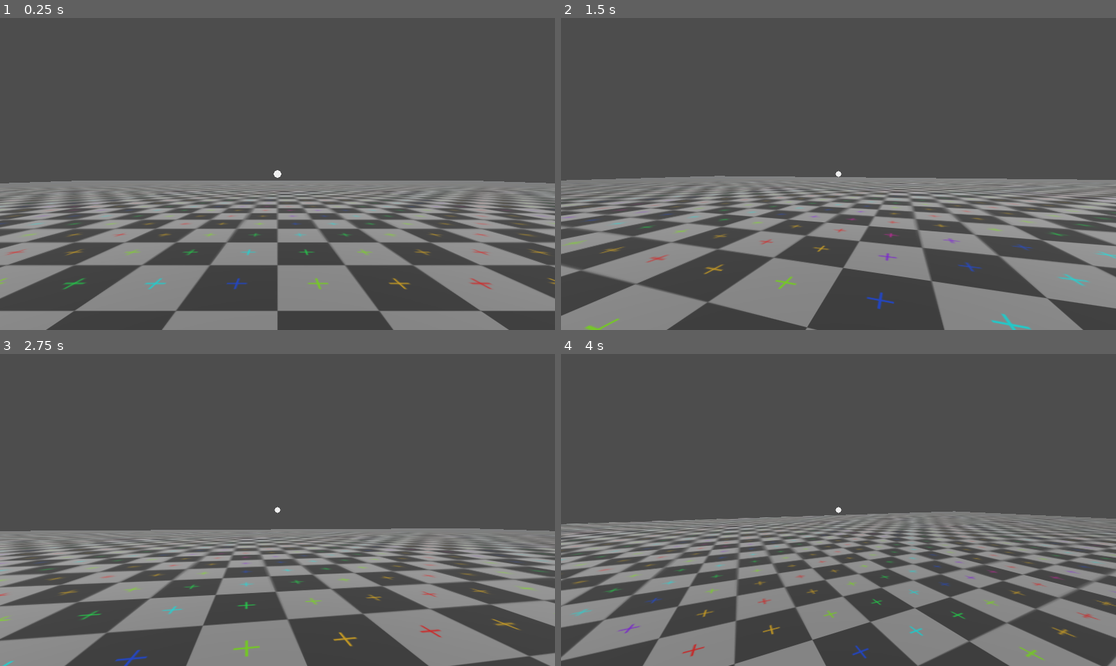
Above: before the commit, frames 1-4 (two rows, left to right).
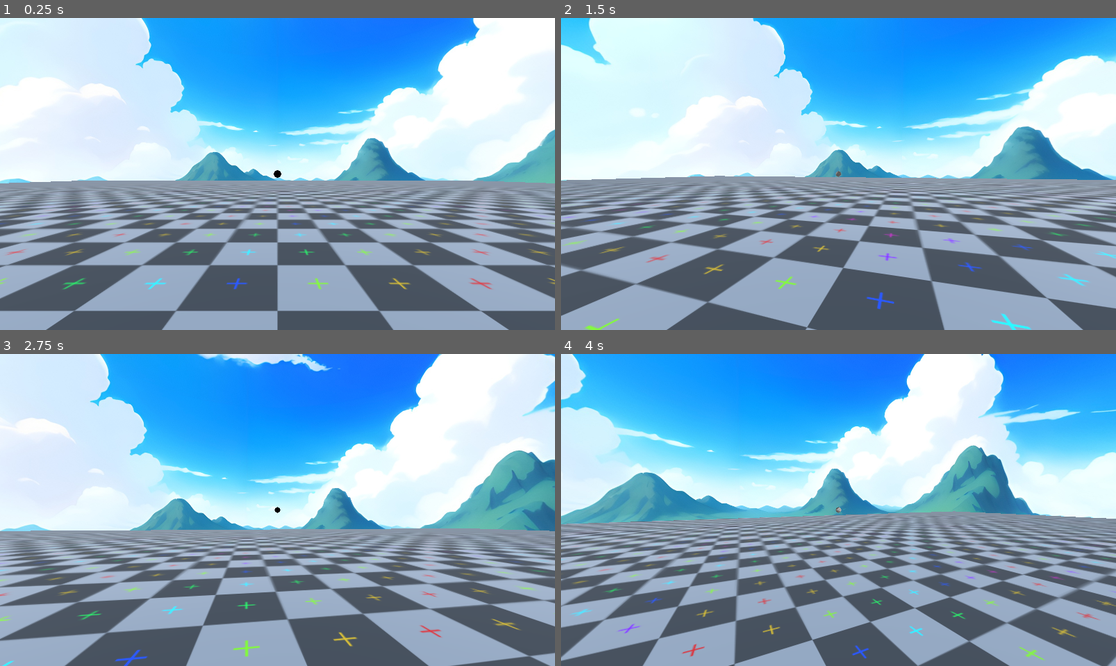
Above: after the commit, the same moments.

Repository: dairycultist/New-Hand-in-Mootown
Game: Godot game, scene res://world.tscn
Same seed, same stepped clock (60 frames per second), same inputs: the game is played once before the commit and once after it.
Inputs (mouse positions are in pixels of both pictures, inside the frame that each line leads up to):
- Up to frame 1 (0.25 s): no input
- Up to frame 2 (1.5 s): tap Enter (ui_accept) at 0.5, 0.77 s; move the mouse to (866, 174) at 0.52 s; hold E (interact) 0.53-1.28 s; hold W (walk_up) from 0.53 s (still down); move the mouse to (810, 174) at 1.27 s; tap E (interact) at 1.35 s
- Up to frame 3 (2.75 s): keep holding W (walk_up); tap Enter (ui_accept) at 1.52 s; move the mouse to (288, 503) at 2.02 s; hold E (interact) from 2.03 s (still down)
- Up to frame 4 (4 s): keep holding W (walk_up); move the mouse to (832, 516) at 2.77 s; release E (interact) at 2.78 s; tap E (interact) at 2.85 s; tap Enter (ui_accept) at 3.02, 3.77 s; move the mouse to (877, 513) at 3.52 s; hold E (interact) from 3.53 s (still down)

The runs differ from the first frame. In frame 1, 100% of the frame differs, in the area x 0-100%, y 0-100%; in frame 2, 100%; in frame 3, 100%; in frame 4, 100%.

Commit message:
Add sky; update debris weight

Diff:
--- a/rigidbodies/debris.gd
+++ b/rigidbodies/debris.gd
@@ -18,12 +18,14 @@
 	unique_material.albedo_color = Color.from_ok_hsl(rand.randf(), 0.7, 0.7, 1.0)
 	mesh.material_override = unique_material
 
-	mass = 10
+	mass = 5
 
 	match rand.randi_range(0, 3):
 		0:
 			mesh.mesh = CapsuleMesh.new()
 			collider.shape = CapsuleShape3D.new()
+
+			mass = 10
 		1:
 			mesh.mesh = SphereMesh.new()
 			collider.shape = SphereShape3D.new()
--- a/world.tscn
+++ b/world.tscn
@@ -1,9 +1,10 @@
-[gd_scene load_steps=11 format=3 uid="uid://ids5d4hu0cvp"]
+[gd_scene load_steps=15 format=3 uid="uid://ids5d4hu0cvp"]
 
 [ext_resource type="Texture2D" uid="uid://chkwi5hbuu0qa" path="res://grid.webp" id="1_f3sb7"]
 [ext_resource type="Script" uid="uid://cho1b2afucinu" path="res://player_controller.gd" id="1_fj7yv"]
 [ext_resource type="Script" uid="uid://chbsn7nbruab6" path="res://rigidbodies/debug_spawner.gd" id="3_tlwt5"]
 [ext_resource type="Shader" uid="uid://jssol36neqch" path="res://crosshair.gdshader" id="4_aqk2v"]
+[ext_resource type="Texture2D" uid="uid://b66rif0rccsgv" path="res://clouds_anime_6k.jpg" id="5_036b0"]
 
 [sub_resource type="CapsuleShape3D" id="CapsuleShape3D_gv5m4"]
 
@@ -22,6 +23,16 @@
 [sub_resource type="ShaderMaterial" id="ShaderMaterial_036b0"]
 shader = ExtResource("4_aqk2v")
 shader_parameter/size = 0.2
+
+[sub_resource type="PanoramaSkyMaterial" id="PanoramaSkyMaterial_dwbse"]
+panorama = ExtResource("5_036b0")
+
+[sub_resource type="Sky" id="Sky_pkg7o"]
+sky_material = SubResource("PanoramaSkyMaterial_dwbse")
+
+[sub_resource type="Environment" id="Environment_gbfbk"]
+background_mode = 2
+sky = SubResource("Sky_pkg7o")
 
 [node name="World" type="Node3D"]
 
@@ -85,3 +96,6 @@
 layout_mode = 0
 offset_right = 40.0
 offset_bottom = 40.0
+
+[node name="WorldEnvironment" type="WorldEnvironment" parent="."]
+environment = SubResource("Environment_gbfbk")
Binary file added: clouds_anime_6k.jpg
Not shown, added: clouds_anime_6k.jpg.import
